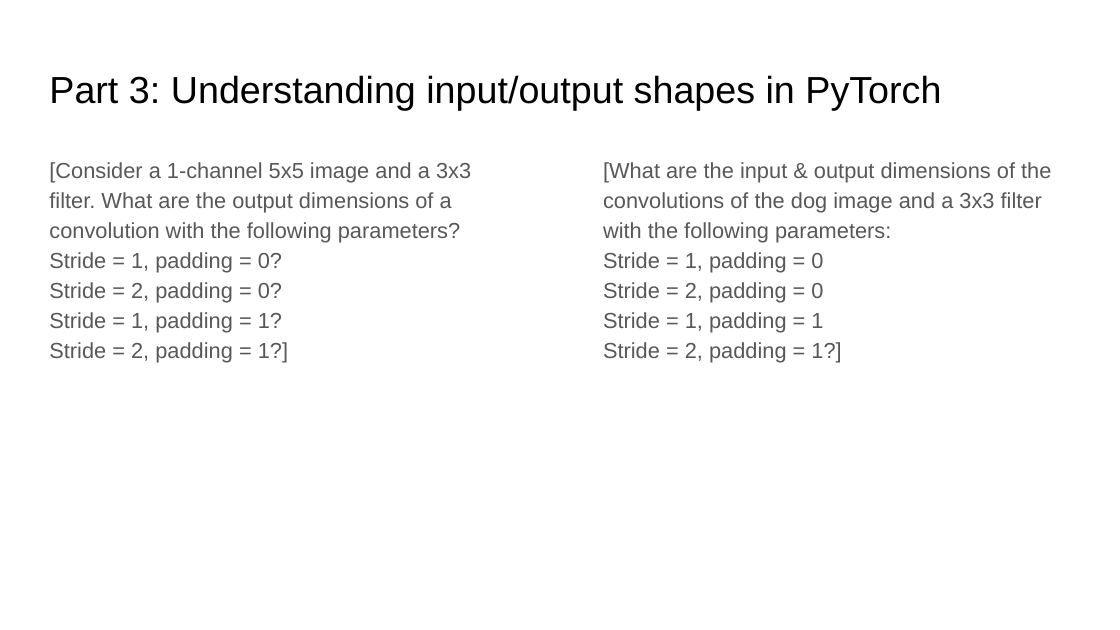
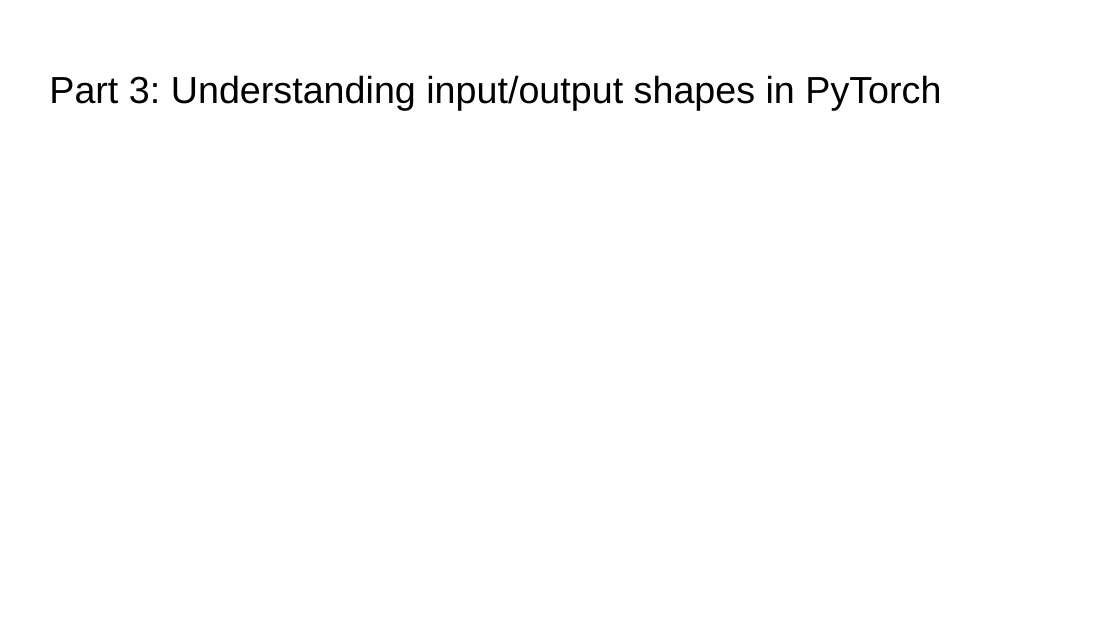
Before and after one commit to ShuvoNewaz/CS-6476-Projects-Fall2022, a slide deck: slide 11 of docs/report.pptx. Drawn at 1120x630 pixels with LibreOffice and Linux fonts; fonts in the diff are those of the drawing; grey boxes stand for pictures. Boxes give left, top, right and bottom in pixels: in the first picture for what was removed or moved away, otherwise in the second. Text is boxed around its words. In the diff, an @@ line names an element or a change of style, - is before the commit and + after.

```diff
--- a/docs/report.pptx
+++ b/docs/report.pptx
@@ text removed at (x1=49, y1=162, x2=471, y2=362) @@
-[Consider a 1-channel 5x5 image and a 3x3 filter. What are the output dimensions of a convolution with the following parameters?
-Stride = 1, padding = 0?
-Stride = 2, padding = 0?
-Stride = 1, padding = 1?
-Stride = 2, padding = 1?]
@@ text removed at (x1=603, y1=162, x2=1051, y2=362) @@
-[What are the input & output dimensions of the convolutions of the dog image and a 3x3 filter with the following parameters:
-Stride = 1, padding = 0
-Stride = 2, padding = 0
-Stride = 1, padding = 1
-Stride = 2, padding = 1?]
```
Also in this commit, not shown: 20 other slides changed, 17 other files.
